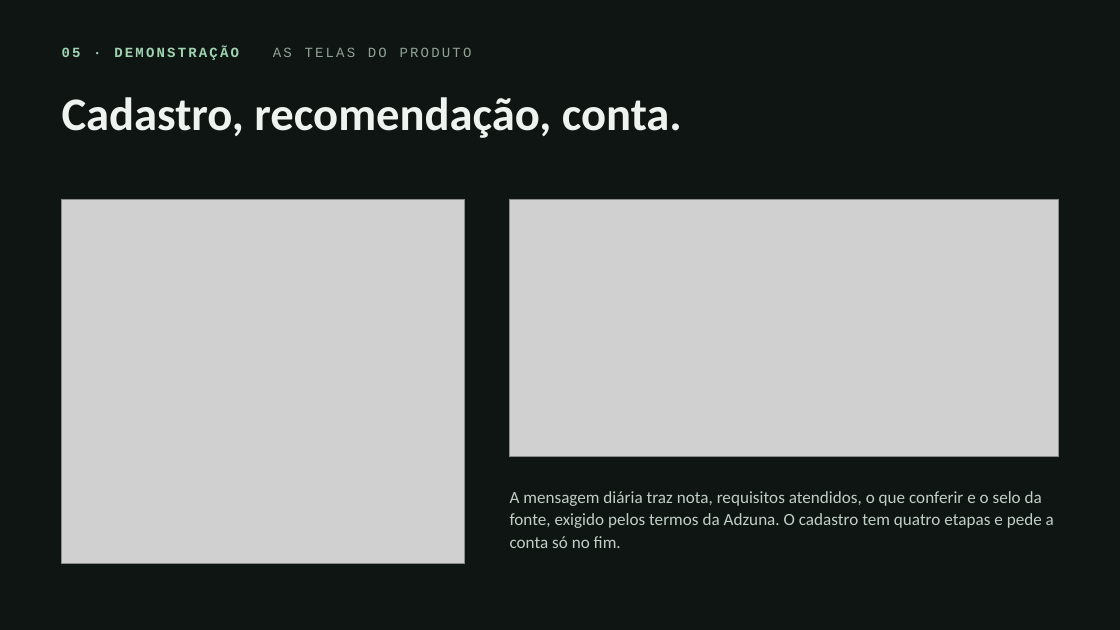
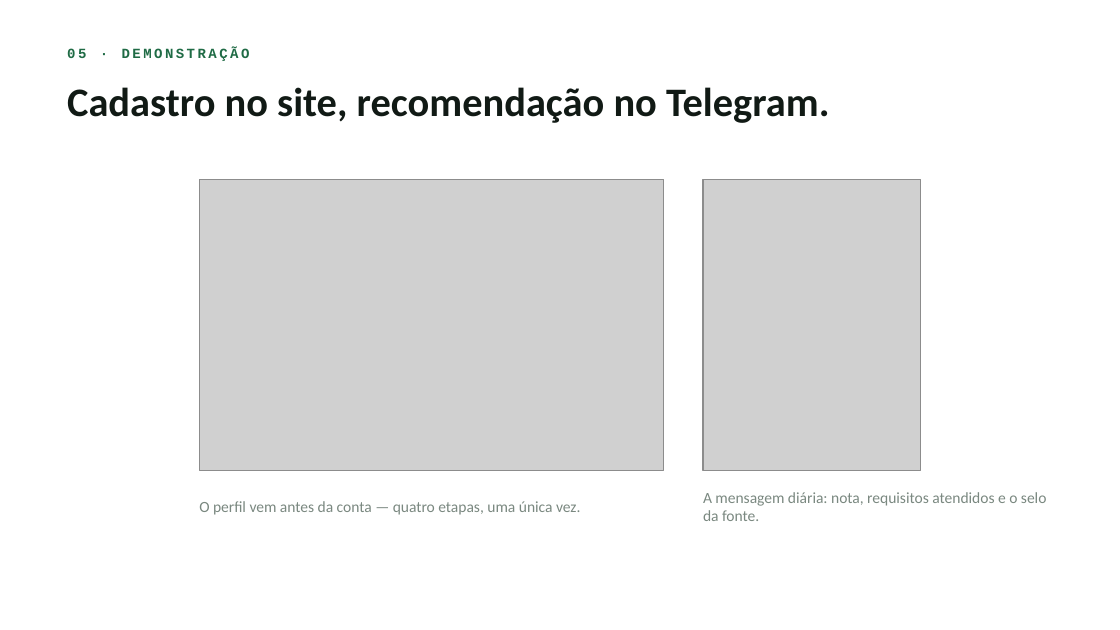
Before and after one commit to RadarEstagio/RadarEstagio, a slide deck: slide 5 of apresentacao/radar-de-estagio-pit.pptx. Drawn at 1120x630 pixels with LibreOffice and Linux fonts; fonts in the diff are those of the drawing; grey boxes stand for pictures. Boxes give left, top, right and bottom in pixels: in the first picture for what was removed or moved away, otherwise in the second. Text is boxed around its words. In the diff, an @@ line names an element or a change of style, - is before the commit and + after.

```diff
--- a/apresentacao/radar-de-estagio-pit.pptx
+++ b/apresentacao/radar-de-estagio-pit.pptx
@@ background #0F1512 to #FFFFFF @@
@@ text at (x1=67, y1=48, x2=250, y2=61): text changed; text colour #8FA298 to #1F6B45; bold on @@
-05 · DEMONSTRAÇÃO AS TELAS DO PRODUTO
+05 · DEMONSTRAÇÃO
@@ text at (x1=67, y1=87, x2=830, y2=123): text changed; size 30 to 26 pt; text colour #EEF3EF to #111A15 @@
-Cadastro, recomendação, conta.
+Cadastro no site, recomendação no Telegram.
@@ picture resized from (x1=62, y1=199, x2=465, y2=563) to (x1=199, y1=179, x2=664, y2=470) @@
@@ picture resized from (x1=510, y1=199, x2=1058, y2=457) to (x1=703, y1=179, x2=921, y2=470) @@
@@ text at (x1=199, y1=501, x2=580, y2=515): text changed; size 11 to 10 pt; text colour #C2CFC7 to #7A8880 @@
-A mensagem diária traz nota, requisitos atendidos, o que conferir e o selo da fonte, exigido pelos termos da Adzuna. O cadastro tem quatro etapas e pede a conta só no fim.
+O perfil vem antes da conta — quatro etapas, uma única vez.
@@ text added at (x1=703, y1=492, x2=1047, y2=521), 10 pt, text #7A8880 @@
+A mensagem diária: nota, requisitos atendidos e o selo da fonte.
```
Also in this commit, not shown: 9 other slides changed, 1 other file.
